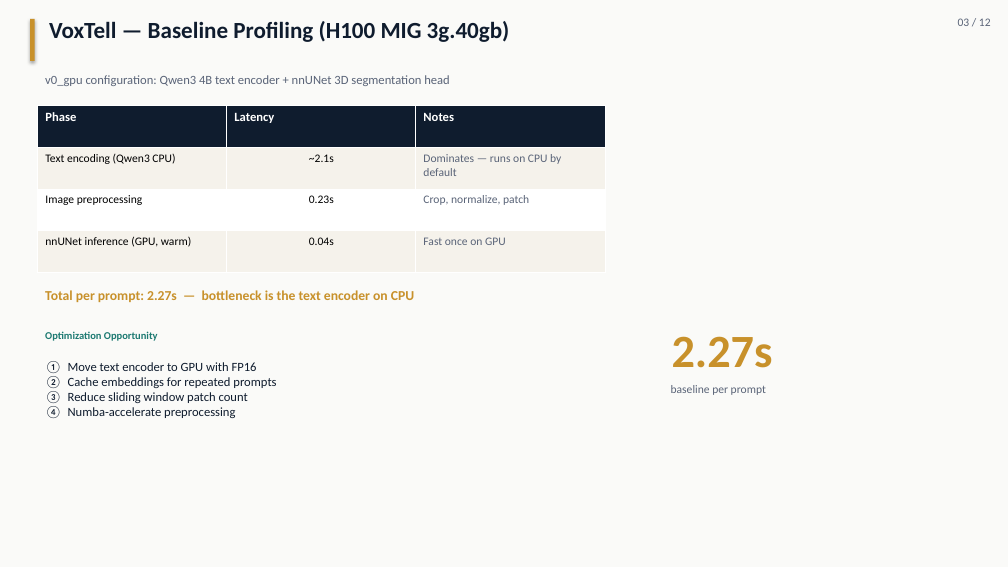
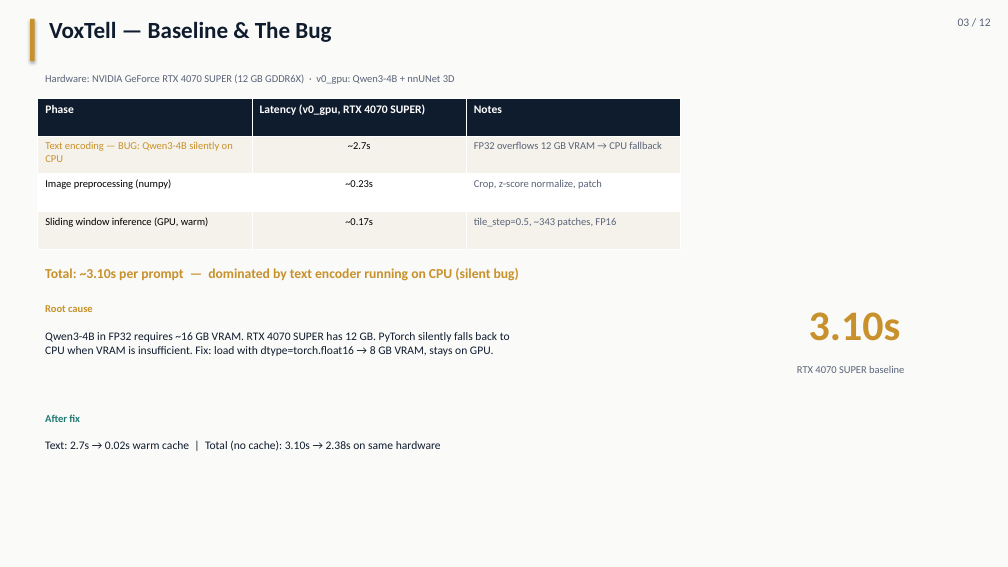
Before and after one commit to pentaexe/VoxTell-main, a slide deck: slide 3 of slides.pptx. Drawn at 1008x567 pixels with LibreOffice and Linux fonts; fonts in the diff are those of the drawing. Boxes give left, top, right and bottom in pixels: in the first picture for what was removed or moved away, otherwise in the second. Text is boxed around its words. In the diff, an @@ line names an element or a change of style, - is before the commit and + after.

```diff
--- a/slides.pptx
+++ b/slides.pptx
@@ text at (49, 21, 331, 42): text changed @@
-VoxTell — Baseline Profiling (H100 MIG 3g.40gb)
+VoxTell — Baseline & The Bug
@@ text at (45, 74, 455, 84): text changed; size 12 to 10 pt @@
-v0_gpu configuration: Qwen3 4B text encoder + nnUNet 3D segmentation head
+Hardware: NVIDIA GeForce RTX 4070 SUPER (12 GB GDDR6X) · v0_gpu: Qwen3-4B + nnUNet 3D
@@ table at (38, 98, 680, 250) @@
-row 1, column 2: Latency
+row 1, column 2: Latency (v0_gpu, RTX 4070 SUPER)
-row 2: Text encoding (Qwen3 CPU) | ~2.1s | Dominates — runs on CPU by default
+row 2: Text encoding — BUG: Qwen3-4B silently on CPU | ~2.7s | FP32 overflows 12 GB VRAM → CPU fallback
-row 3: Image preprocessing | 0.23s | Crop, normalize, patch
+row 3: Image preprocessing (numpy) | ~0.23s | Crop, z-score normalize, patch
-row 4: nnUNet inference (GPU, warm) | 0.04s | Fast once on GPU
+row 4: Sliding window inference (GPU, warm) | ~0.17s | tile_step=0.5, ~343 patches, FP16
@@ size 12 to 11 pt in "Phase", "Notes" @@
@@ table: place and size @@
-table at (38, 106, 605, 272)
+table at (38, 98, 680, 250)
@@ text at (45, 268, 519, 281): text changed @@
-Total per prompt: 2.27s — bottleneck is the text encoder on CPU
+Total: ~3.10s per prompt — dominated by text encoder running on CPU (silent bug)
@@ text at (45, 305, 93, 312): text changed; text colour #1D7A72 to #C8912B @@
-Optimization Opportunity
+Root cause
@@ text added at (809, 312, 901, 341), 40 pt, text #C8912B, bold @@
+3.10s
@@ text at (45, 332, 510, 356): text changed; size 12 to 11 pt @@
-① Move text encoder to GPU with FP16
-② Cache embeddings for repeated prompts
-③ Reduce sliding window patch count
-④ Numba-accelerate preprocessing
+Qwen3-4B in FP32 requires ~16 GB VRAM. RTX 4070 SUPER has 12 GB. PyTorch silently falls back to CPU when VRAM is insufficient. Fix: load with dtype=torch.float16 → 8 GB VRAM, stays on GPU.
@@ text removed at (672, 336, 773, 368) @@
-2.27s
@@ text removed at (671, 385, 766, 395) @@
-baseline per prompt
@@ text added at (797, 366, 904, 373), 10 pt, text #5A6478 @@
+RTX 4070 SUPER baseline
@@ text added at (45, 414, 80, 422), 10 pt, text #1D7A72, bold @@
+After fix
@@ text added at (45, 440, 441, 451), 11 pt, text #0F1C2E @@
+Text: 2.7s → 0.02s warm cache | Total (no cache): 3.10s → 2.38s on same hardware
```
Also in this commit, not shown: 4 other slides changed, 4 other files.
